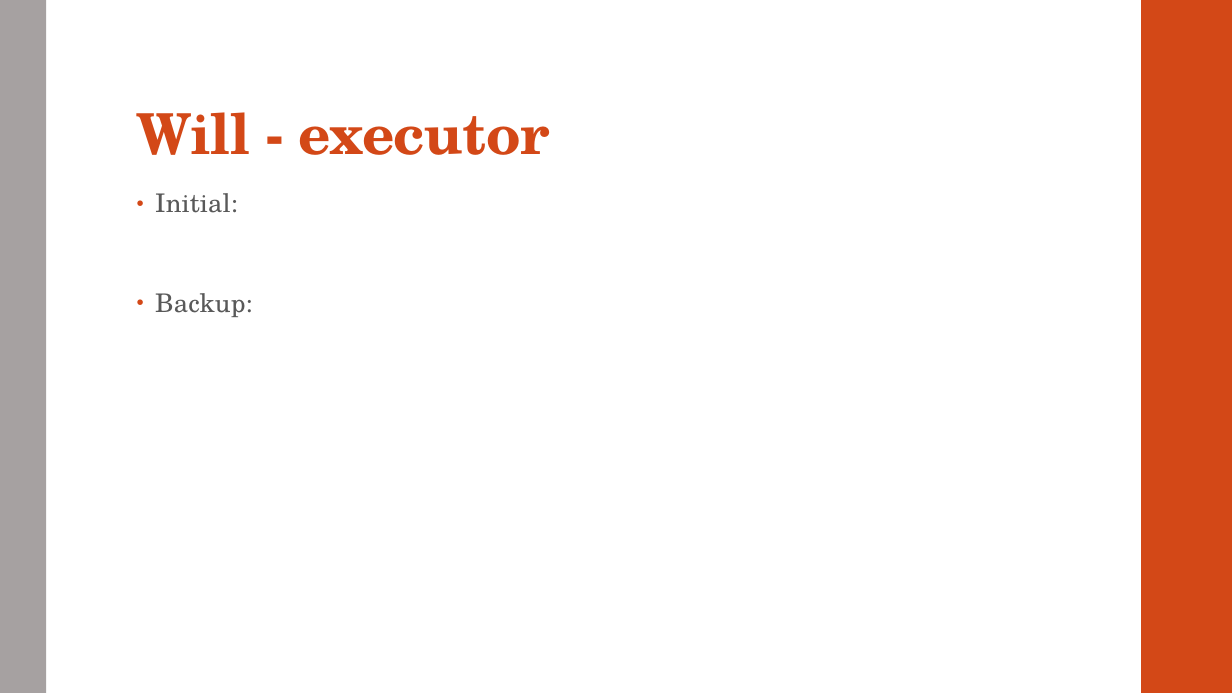
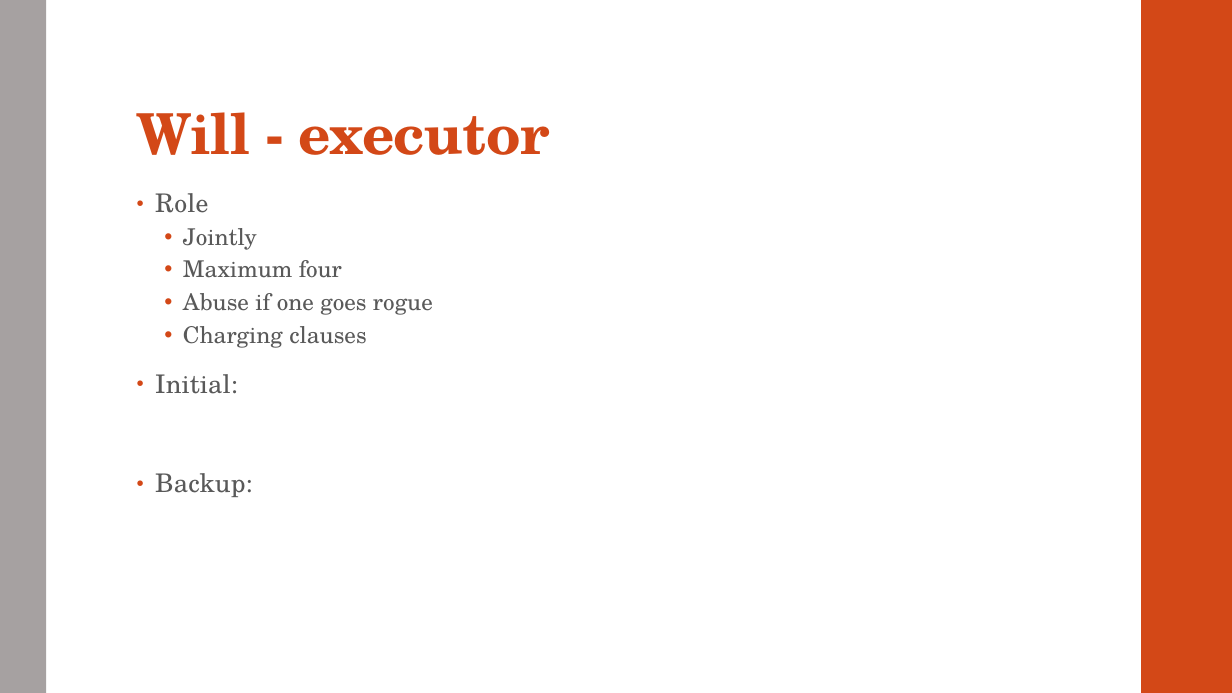
Before and after one commit to dariuschats/dariuschats.github.io, a slide deck: slide 38 of downloadables/other/Estate planning/Estate Planning Meeting Slides.pptx (slide 37 before the commit). Drawn at 1232x693 pixels with LibreOffice and Linux fonts; fonts in the diff are those of the drawing. Boxes give left, top, right and bottom in pixels: in the first picture for what was removed or moved away, otherwise in the second. Text is boxed around its words. In the diff, an @@ line names an element or a change of style, - is before the commit and + after.

```diff
--- a/downloadables/other/Estate planning/Estate Planning Meeting Slides.pptx
+++ b/downloadables/other/Estate planning/Estate Planning Meeting Slides.pptx
@@ text at (155,193,433,348): paragraphs added @@
+• Role
+  • Jointly
+  • Maximum four
+  • Abuse if one goes rogue
+  • Charging clauses
```
Also in this commit, not shown: 12 other slides changed, 2 slides added, 1 other file.
